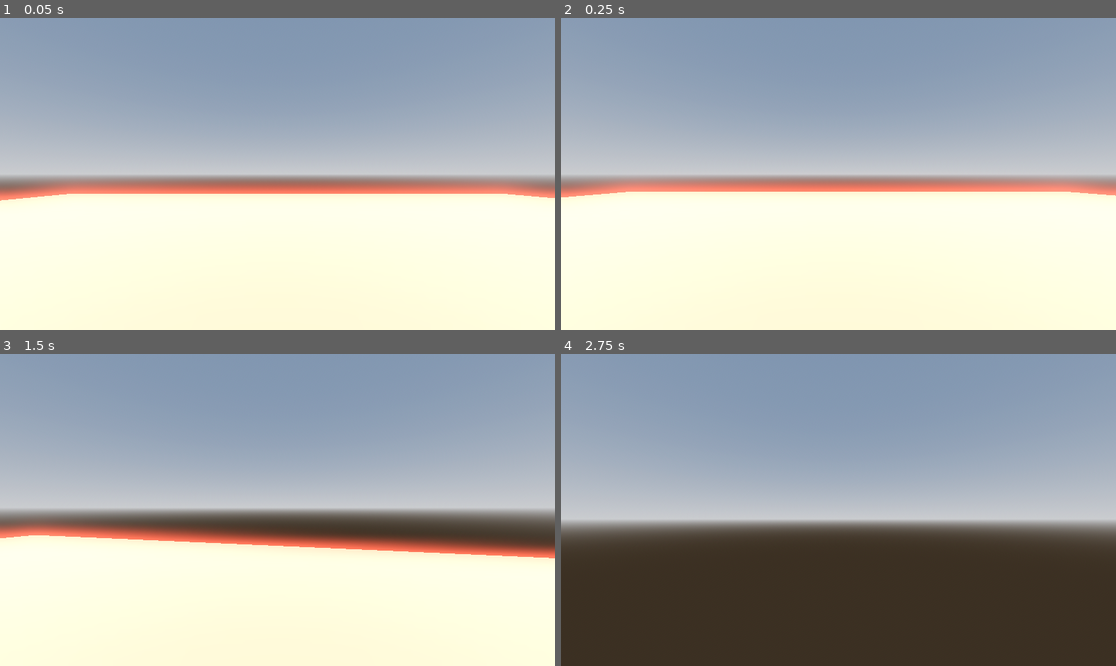
Above: before the commit, frames 1-4 (two rows, left to right).
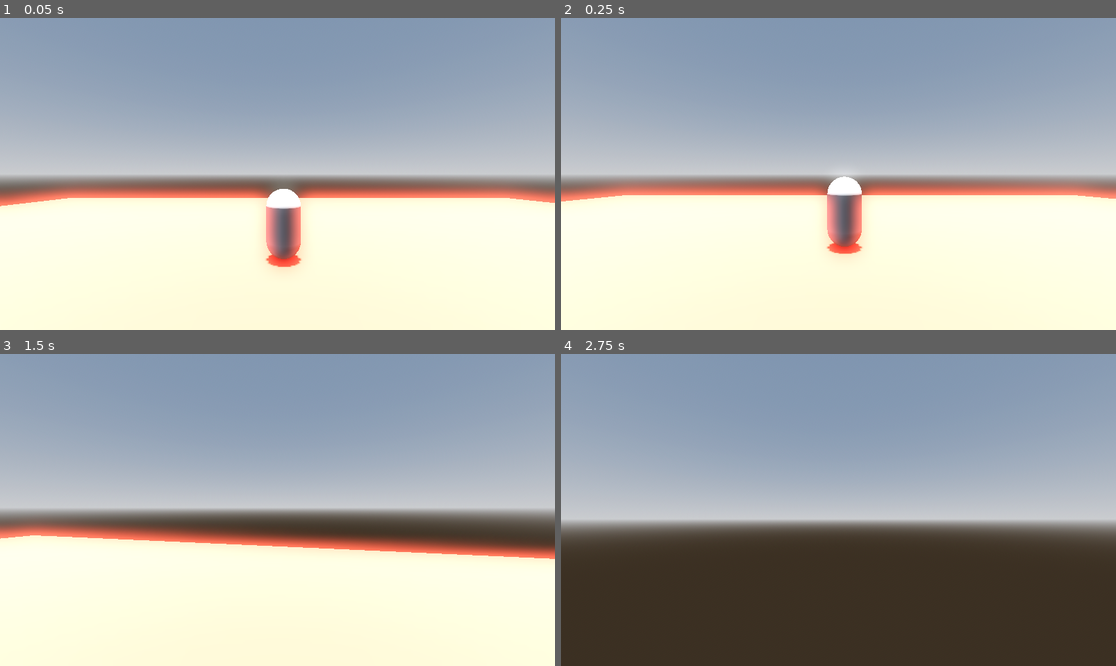
Above: after the commit, the same moments.

Repository: NachuT/Radar
Game: Godot game, scene res://Test.tscn
Two runs of this game, one before a commit and one after it. Both use one fixed random seed, a clock stepped at 60 frames per second and the inputs below.
Inputs (mouse positions are in pixels of both pictures, inside the frame that each line leads up to):
- Up to frame 1 (0.05 s): no input
- Up to frame 2 (0.25 s): no input
- Up to frame 3 (1.5 s): tap Enter at 0.5 s; move the mouse to (305, 510) at 0.52 s; hold Shift (shift) 0.53-1.28 s; hold W (up) from 0.53 s (still down); tap Space (jump) at 0.77 s; move the mouse to (249, 510) at 1.27 s; tap Shift (shift) at 1.35 s
- Up to frame 4 (2.75 s): keep holding W (up); tap Space (jump) at 1.52 s; move the mouse to (849, 503) at 2.02 s; hold Shift (shift) from 2.03 s (still down)

The runs differ from the first frame. In frame 1, 7.0% of the frame differs, in the area x 0-100%, y 51-81%; in frame 2, 6.0%; in frame 3, 0.2%; in frame 4, nothing differs.

Commit message:
Added Enemy player and experimented more with game deciding to use spatial audio

Diff:
--- a/sunken/Test.tscn
+++ b/sunken/Test.tscn
@@ -26,6 +26,8 @@
 [sub_resource type="StandardMaterial3D" id="StandardMaterial3D_njov2"]
 albedo_color = Color(0.443137, 0, 1, 1)
 
+[sub_resource type="CapsuleShape3D" id="CapsuleShape3D_myinc"]
+
 [node name="World" type="Node3D"]
 
 [node name="DirectionalLight3D" type="DirectionalLight3D" parent="."]
@@ -37,12 +39,13 @@
 environment = SubResource("Environment_2au82")
 
 [node name="CSGBox3D" type="CSGBox3D" parent="."]
-transform = Transform3D(1, 0, 0, 0, 1, 0, 0, 0, 1, 0.98584, -0.4995, 0.985901)
+transform = Transform3D(1, 0, 0, 0, 1, 0, 0, 0, 1, 0.947023, -0.490549, 0.98764)
 use_collision = true
 size = Vector3(45, 0.001, 45)
 material = SubResource("StandardMaterial3D_myinc")
 
 [node name="CharacterBody3D" type="CharacterBody3D" parent="."]
+transform = Transform3D(1, 0, 0, 0, 1, 0, 0, 0, 1, -0.180484, 0.428102, -0.151661)
 script = ExtResource("1_myinc")
 
 [node name="MeshInstance3D" type="MeshInstance3D" parent="CharacterBody3D"]
@@ -64,3 +67,13 @@
 use_collision = true
 size = Vector3(1.95605, 1, 2.12305)
 material = SubResource("StandardMaterial3D_njov2")
+
+[node name="CharacterBody3D2" type="CharacterBody3D" parent="."]
+
+[node name="CollisionShape3D" type="CollisionShape3D" parent="CharacterBody3D2"]
+transform = Transform3D(1, 0, 0, 0, 1, 0, 0, 0, 1, 6.99251, 1.02693, -0.00346088)
+shape = SubResource("CapsuleShape3D_myinc")
+
+[node name="MeshInstance3D" type="MeshInstance3D" parent="CharacterBody3D2"]
+transform = Transform3D(1, 0, 0, 0, 1, 0, 0, 0, 1, 0.000347137, 0.559171, -6.70395)
+mesh = SubResource("CapsuleMesh_njov2")
Not shown: 1 places in sunken/Test.tscn that only renumber resources
Not shown, added: sunken/addons/godot_super-wakatime/Slow Run_0.png.import
Not shown, added: sunken/addons/godot_super-wakatime/Slow Run_1.png.import
Binary file added: sunken/addons/godot_super-wakatime/Slow Run_2.png
Not shown, added: sunken/addons/godot_super-wakatime/Slow Run_2.png.import
Binary file added: sunken/addons/godot_super-wakatime/Slow Run_3.png
Not shown, added: sunken/addons/godot_super-wakatime/Slow Run_3.png.import
Not shown, added: sunken/addons/godot_super-wakatime/Slow Run_4.png.import
Binary file added: sunken/addons/godot_super-wakatime/Slow Run_5.png
Not shown, added: sunken/addons/godot_super-wakatime/Slow Run_5.png.import
Not shown, added: sunken/addons/godot_super-wakatime/Slow Run_6.png.import
Not shown, added: sunken/addons/godot_super-wakatime/Slow Run_7.png.import
(and 12 more such lines)
